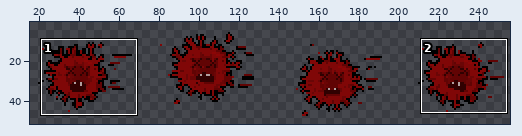
Pixel-art file -- Python_Module_8/Assets/SpriteSheets/Virus Game/Enemies/Virus_Red/virus1_red.aseprite. The first picture is a wide view before the edit; the outline marks the close-up.
Close-up. The starting point:
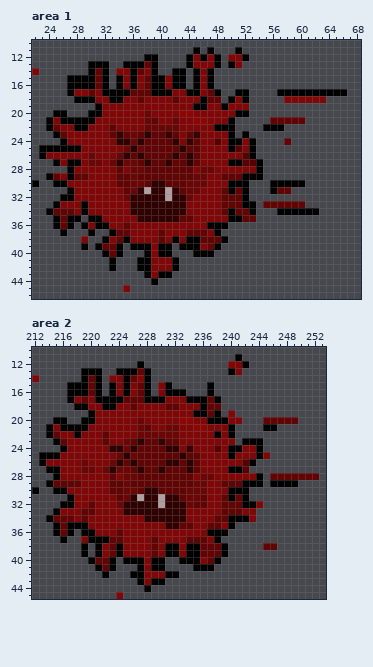
256x64 pixels, 1 frame. Colours within 5 levels of each other are drawn and written as one. Shown: area 1: x 22..68, y 10..46; area 2: x 212..253, y 10..45. The wide view leaves out empty margins. The commit also changed other parts of the picture, which this record leaves out.
The same view after the edit:
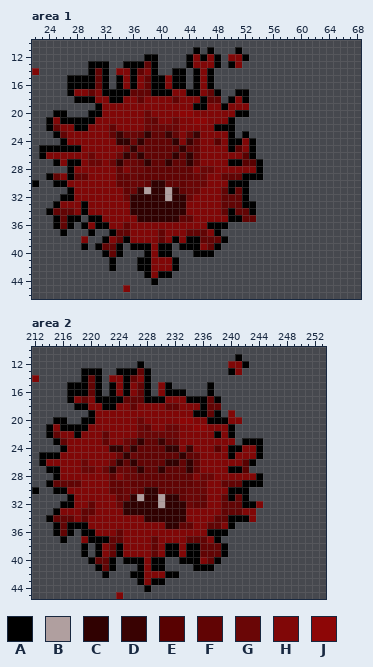
Palette (. is transparent): A #000000  B #b09f9f  C #300101  D #390202  E #580101  F #610404  G #6a0606  H #800707  J #8d0606
What changed:
{"where": "area 1, layer \"Flattened\""}
{"y":17,"x":57,"old":"AAAAAAAAAA","new":".........."}
{"y":18,"x":58,"old":"HHHHHH","new":"......"}
{"y":21,"x":56,"old":"FFFFF","new":"....."}
{"y":22,"x":55,"old":"AAA","new":"..."}
{"y":24,"x":58,"old":"F","new":"."}
{"y":30,"x":56,"old":"AAAAA","new":"....."}
{"y":31,"x":56,"old":"AFF","new":"..."}
{"y":33,"x":55,"old":"FFFFFF","new":"......"}
{"y":34,"x":57,"old":"AAAAAA","new":"......"}
{"where": "area 2, layer \"Flattened\""}
{"y":20,"x":245,"old":"FFFFF","new":"....."}
{"y":21,"x":245,"old":"AA","new":".."}
{"y":25,"x":245,"old":"H","new":"."}
{"y":28,"x":246,"old":"FFFFFFF","new":"......."}
{"y":29,"x":246,"old":"AAAA","new":"...."}
{"y":38,"x":245,"old":"FF","new":".."}
{"label":"erased","picture_box":[263,89,347,145]}
{"label":"erased","picture_box":[263,180,319,215]}
{"label":"erased","picture_box":[263,417,298,431]}
{"label":"erased","picture_box":[263,452,319,487]}
{"label":"erased","picture_box":[263,543,277,550]}
